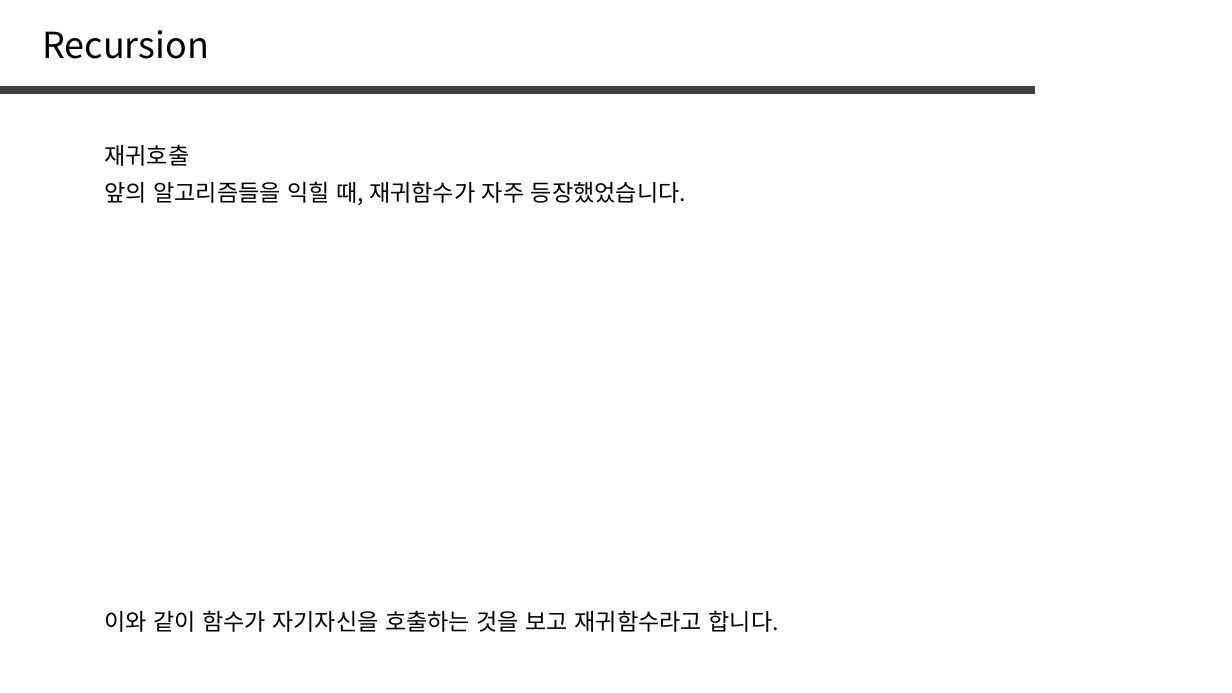
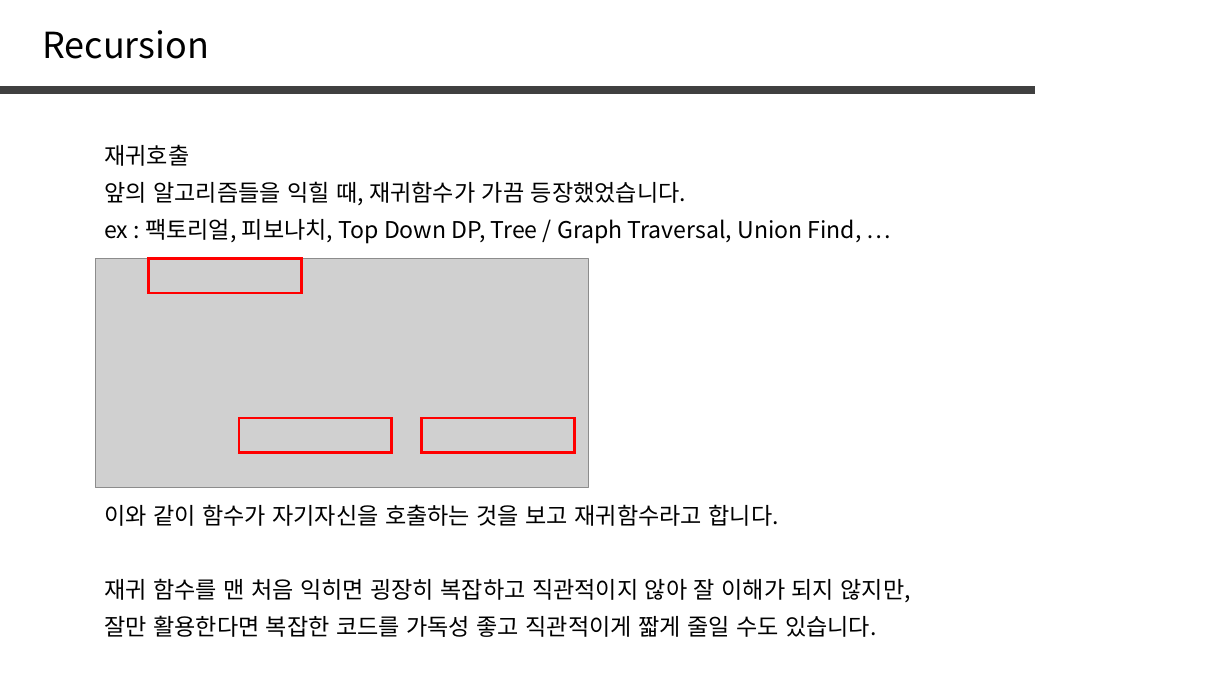
Before and after one commit to jaehoo1/PS-study, a slide deck: slide 3 of study/11_Recursion, Backtracking.pptx. Drawn at 1232x693 pixels with LibreOffice and Linux fonts; fonts in the diff are those of the drawing; grey boxes stand for pictures. Boxes give left, top, right and bottom in pixels: in the first picture for what was removed or moved away, otherwise in the second. Text is boxed around its words. In the diff, an @@ line names an element or a change of style, - is before the commit and + after.

```diff
--- a/study/11_Recursion, Backtracking.pptx
+++ b/study/11_Recursion, Backtracking.pptx
@@ text at (104, 181, 686, 205): text changed @@
-앞의 알고리즘들을 익힐 때, 재귀함수가 자주 등장했었습니다.
+앞의 알고리즘들을 익힐 때, 재귀함수가 가끔 등장했었습니다.
@@ text added at (104, 219, 862, 244), 18 pt, text #000000 @@
+ex : 팩토리얼, 피보나치, Top Down DP, Tree / Graph Traversal, Union Find, …
@@ picture added at (95, 258, 589, 487) @@
@@ rectangle added at (149, 258, 302, 293), outline #FF0000 2.25 pt @@
@@ rectangle added at (239, 418, 393, 453), outline #FF0000 2.25 pt @@
@@ rectangle added at (422, 418, 576, 453), outline #FF0000 2.25 pt @@
@@ text "이와 같이 함수가 자기자신을 호출하는 ...": place and size @@
-text "이와 같이 함수가 자기자신을 호출하는 ..." at (104, 610, 779, 632)
+text "이와 같이 함수가 자기자신을 호출하는 ..." at (104, 504, 779, 526)
@@ text added at (104, 578, 911, 602), 18 pt, text #000000 @@
+재귀 함수를 맨 처음 익히면 굉장히 복잡하고 직관적이지 않아 잘 이해가 되지 않지만,
@@ text added at (104, 615, 876, 637), 18 pt, text #000000 @@
+잘만 활용한다면 복잡한 코드를 가독성 좋고 직관적이게 짧게 줄일 수도 있습니다.
```
Also in this commit, not shown: 6 slides added, 1 slide removed.
